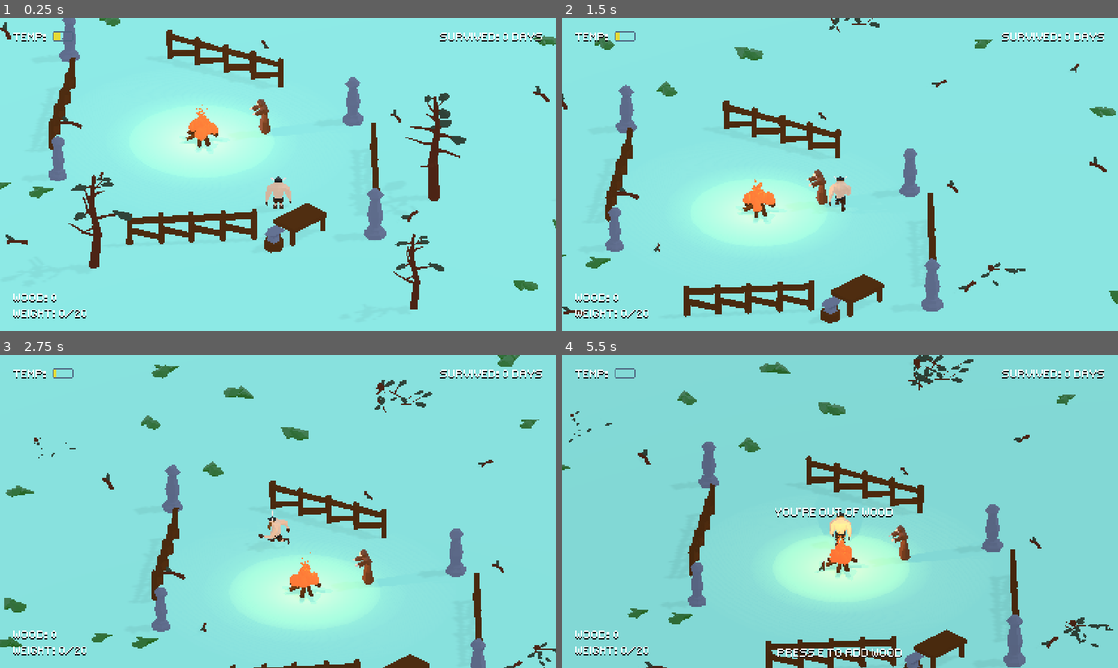
Above: before the commit, frames 1-4 (two rows, left to right).
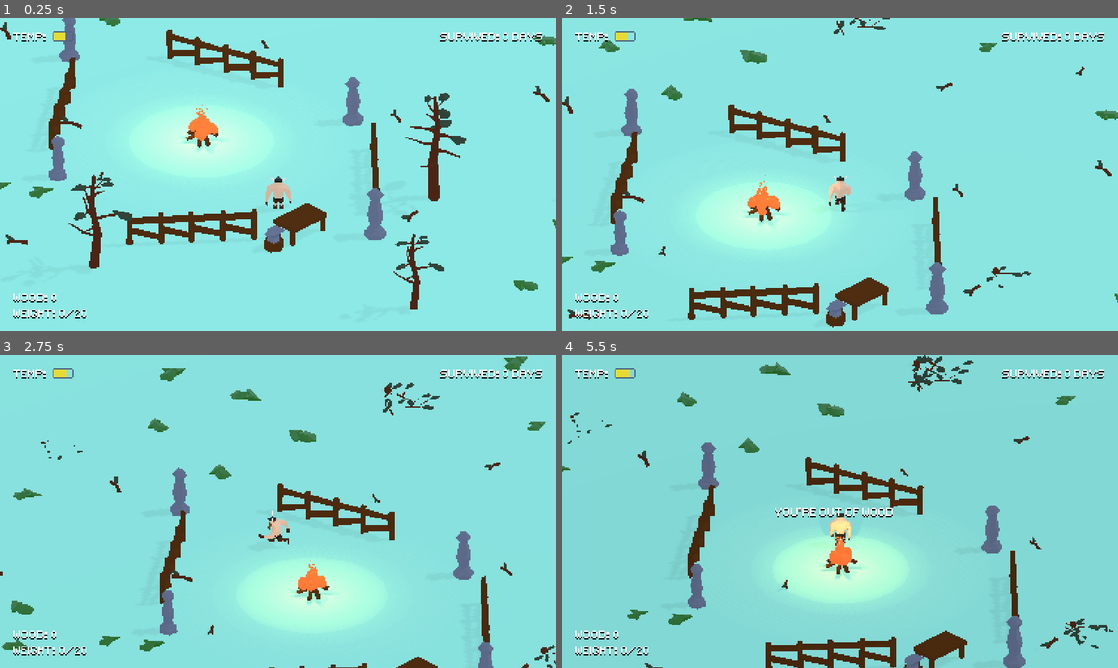
Above: after the commit, the same moments.

Repository: guilhermehto/ludum-dare-46
Game: Godot game, scene res://Game.tscn
Same seed, same stepped clock (60 frames per second), same inputs: the game is played once before the commit and once after it.
Inputs (mouse positions are in pixels of both pictures, inside the frame that each line leads up to):
- Up to frame 1 (0.25 s): no input
- Up to frame 2 (1.5 s): tap Enter (ui_accept) at 0.5, 0.77 s; move the mouse to (812, 237) at 0.52 s; hold E (interact) 0.53-1.28 s; hold W (move_up) from 0.53 s (still down); move the mouse to (1006, 221) at 1.27 s; click (1006, 221) at 1.35 s
- Up to frame 3 (2.75 s): tap Enter (ui_accept) at 1.52 s; move the mouse to (111, 464) at 2.02 s; release W (move_up) at 2.03 s; hold A (move_left) from 2.03 s (still down); hold E (interact) from 2.03 s (still down)
- Up to frame 4 (5.5 s): move the mouse to (867, 511) at 2.77 s; release E (interact) at 2.78 s; click (867, 511) at 2.85 s; tap Enter (ui_accept) at 3.02, 3.77, 4.52 s; move the mouse to (756, 433) at 3.52 s; release A (move_left) at 3.53 s; hold S (move_down) 3.53-4.28 s; hold E (interact) 3.53-4.28 s; move the mouse to (962, 495) at 4.27 s; hold D (move_right) 4.28-5.03 s; click (962, 495) at 4.35 s; tap E (interact) at 5 s; move the mouse to (728, 527) at 5.02 s; hold W (move_up) from 5.03 s (still down); hold E (interact) from 5.03 s (still down)

The runs differ from the first frame. In frame 1, 0.2% of the frame differs, in the area x 10-49%, y 4-38%; in frame 2, 7.2%, in the area x 0-100%, y 0-99%; in frame 3, 7.1%; in frame 4, 2.8%.

Commit message:
Fixed temperature ui calculation

Diff:
--- a/Game.tscn
+++ b/Game.tscn
@@ -1,11 +1,10 @@
-[gd_scene load_steps=17 format=2]
+[gd_scene load_steps=16 format=2]
 
 [ext_resource path="res://actors/player/Player.tscn" type="PackedScene" id=1]
 [ext_resource path="res://Game.gd" type="Script" id=2]
 [ext_resource path="res://static/bonfire/Bonfire.tscn" type="PackedScene" id=3]
 [ext_resource path="res://static/trees/normal/Tree.tscn" type="PackedScene" id=4]
 [ext_resource path="res://static/trees/twig/PickupTwig.tscn" type="PackedScene" id=5]
-[ext_resource path="res://actors/villager/Villager.tscn" type="PackedScene" id=6]
 [ext_resource path="res://static/props/Bush.tscn" type="PackedScene" id=7]
 [ext_resource path="res://interface/GUI.tscn" type="PackedScene" id=8]
 [ext_resource path="res://utils/GlobalSignals.tscn" type="PackedScene" id=9]
@@ -43,9 +42,6 @@
 [node name="Player" parent="." instance=ExtResource( 1 )]
 transform = Transform( 1, 0, 0, 0, 1, 0, 0, 0, 1, 0.036221, 0.207803, -0.000920296 )
 
-[node name="Villager" parent="." instance=ExtResource( 6 )]
-transform = Transform( 0.258819, 0, -0.965926, 0, 1, 0, 0.965926, 0, 0.258819, -1.24648, 1.5, -14.3928 )
-
 [node name="DirectionalLight" type="DirectionalLight" parent="."]
 transform = Transform( -0.352358, -0.735598, 0.578567, 0.155297, 0.563688, 0.811258, -0.922891, 0.375703, -0.0843833, 0, 18.5289, 0 )
 light_energy = 0.1
--- a/actors/WarmBody.gd
+++ b/actors/WarmBody.gd
@@ -5,7 +5,7 @@
 
 onready var timer : Timer = $Timer
 
-export var decay_rate : float = 0.25
+export var decay_rate : float = 1
 export var max_body_temperature : float = 38
 export var minimun_body_temperature : float = 30
 export var temperature : float = 35 setget set_temperature
--- a/interface/GUI.tscn
+++ b/interface/GUI.tscn
@@ -121,6 +121,7 @@
 margin_left = 30.0
 margin_right = 46.0
 margin_bottom = 8.0
+step = 0.1
 value = 50.0
 texture_over = ExtResource( 8 )
 texture_progress = ExtResource( 7 )
--- a/interface/Stats.gd
+++ b/interface/Stats.gd
@@ -8,9 +8,8 @@
 	if not player_ref:
 		return
 	var warm_body : WarmBody = player_ref.warm_body as WarmBody
-	var player_temp_percentage = (warm_body.max_body_temperature - warm_body.temperature) / (warm_body.max_body_temperature - warm_body.minimun_body_temperature)
+	var player_temp_percentage = 1 - (warm_body.max_body_temperature - warm_body.temperature) / (warm_body.max_body_temperature - warm_body.minimun_body_temperature)
 	temp_texture_progress.value = 100 * player_temp_percentage
-	print(player_temp_percentage)
 
 func initialize(player: Player) -> void:
 	player_ref = player
--- a/static/bonfire/Bonfire.gd
+++ b/static/bonfire/Bonfire.gd
@@ -23,10 +23,9 @@
 func _process(delta: float) -> void:
 	if not particles.emitting:
 		return
-
 	for body in warm_bodies:
 		var distance_from_bonfire = global_transform.origin.distance_to(body.get_parent().global_transform.origin)
-		var distance_modifier = distance_from_bonfire / effective_shape.shape.radius
+		var distance_modifier = 1 - distance_from_bonfire / effective_shape.shape.radius
 		body.temperature += heating_up_rate * delta * max(distance_modifier, minimun_effectiviness)
 
 func _on_CurrentWoodTimer_timeout() -> void:
--- a/static/light/ShadowTest.gd
+++ b/static/light/ShadowTest.gd
@@ -29,7 +29,6 @@
 	timer.start()
 
 func set_intensity(value: float ) -> void:
-	print(value)
 	var children = lights.get_children()
 	for index in lights.get_child_count():
 		children[index].light_energy = starting_enegery[index] * value
